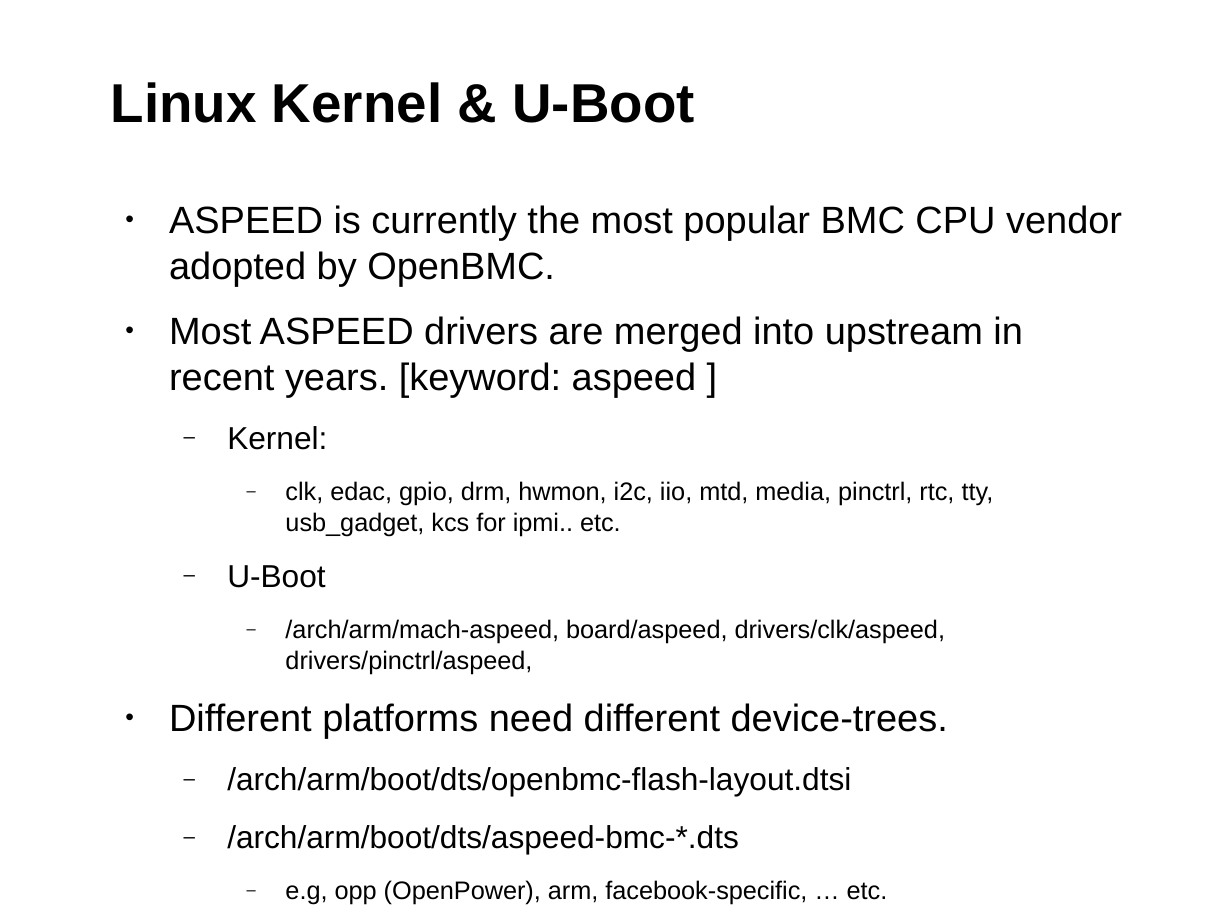
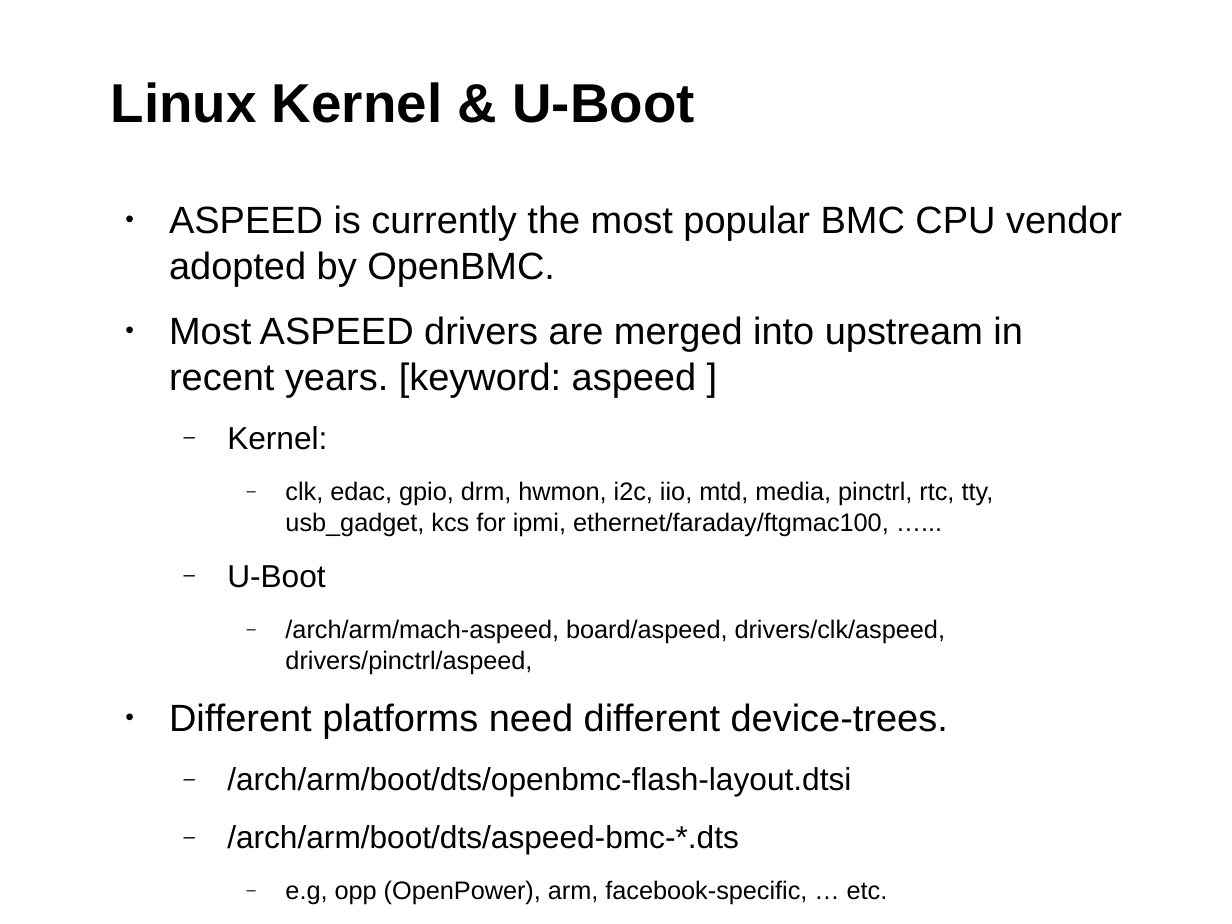
Before and after one commit to chesterlintw/conf-docs, a slide deck: slide 30 of suse-lab-conf/2019/proceeding/openbmc.odp. Drawn at 1232x924 pixels with LibreOffice and Linux fonts; fonts in the diff are those of the drawing; background and template pictures are left out. Boxes give left, top, right and bottom in pixels: in the first picture for what was removed or moved away, otherwise in the second. Text is boxed around its words. In the diff, an @@ line names an element or a change of style, - is before the commit and + after.

```diff
--- a/suse-lab-conf/2019/proceeding/openbmc.odp
+++ b/suse-lab-conf/2019/proceeding/openbmc.odp
@@ text at bbox=[285, 481, 994, 536]: text changed @@
-    ‒ clk, edac, gpio, drm, hwmon, i2c, iio, mtd, media, pinctrl, rtc, tty, usb_gadget, kcs for ipmi.. etc.
+    ‒ clk, edac, gpio, drm, hwmon, i2c, iio, mtd, media, pinctrl, rtc, tty, usb_gadget, kcs for ipmi, ethernet/faraday/ftgmac100, …...
```
Also in this commit, not shown: 23 other slides changed, 4 slides added, 8 slides removed.
